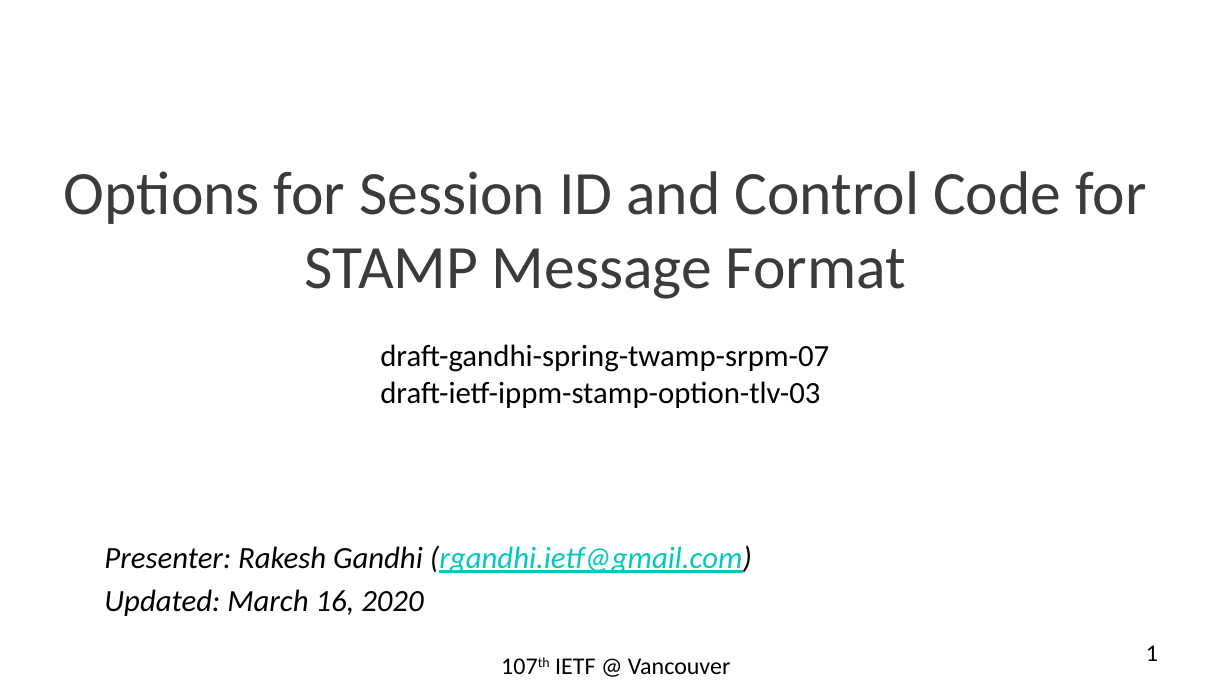
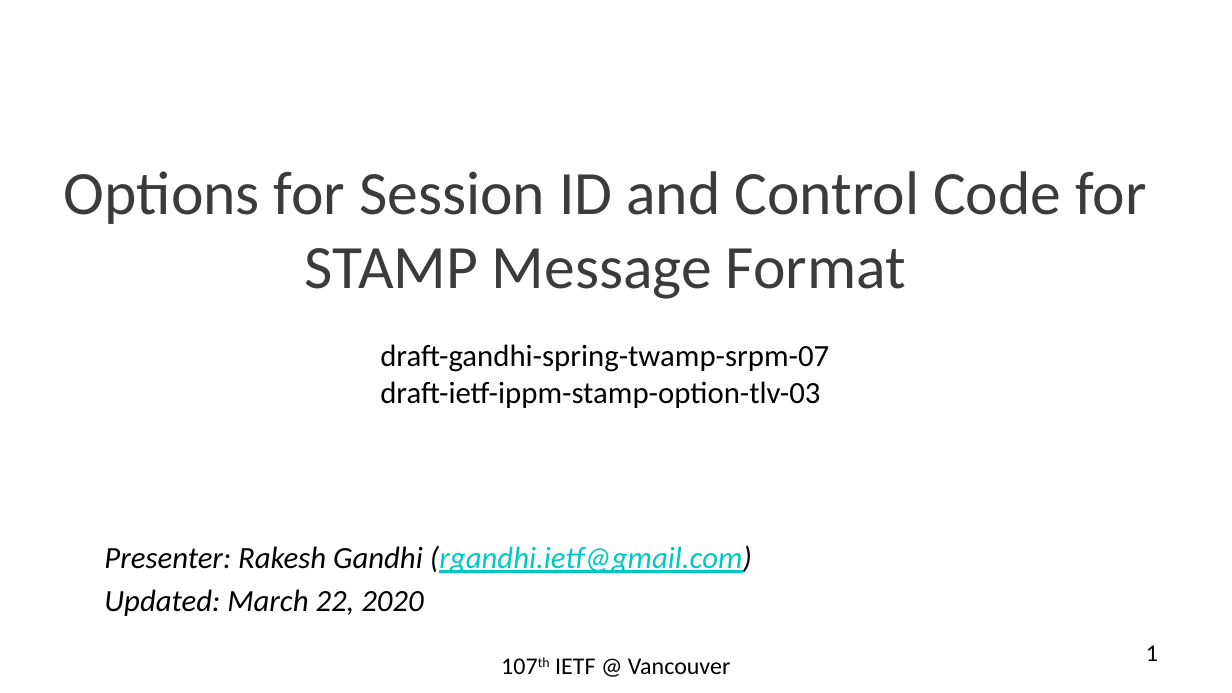
Before and after one commit to rakgandhi/ietf-public, a slide deck: slide 1 of ietf-stamp-session-id-rev1.pptx. Drawn at 1232x693 pixels with LibreOffice and Linux fonts; fonts in the diff are those of the drawing. Boxes give left, top, right and bottom in pixels: in the first picture for what was removed or moved away, otherwise in the second. Text is boxed around its words. In the diff, an @@ line names an element or a change of style, - is before the commit and + after.

```diff
--- a/ietf-stamp-session-id-rev1.pptx
+++ b/ietf-stamp-session-id-rev1.pptx
@@ text at [104,589,423,616]: text changed @@
-Updated: March 16, 2020
+Updated: March 22, 2020
```
Also in this commit, not shown: 1 other slide changed, 1 other file.
